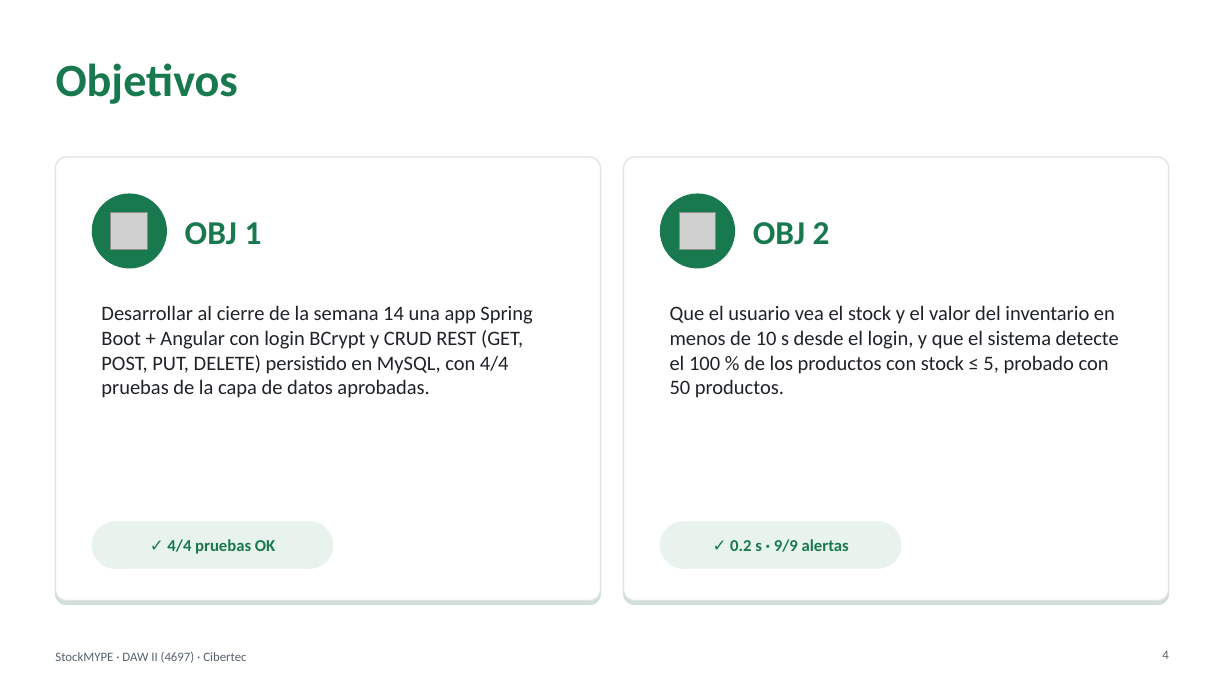
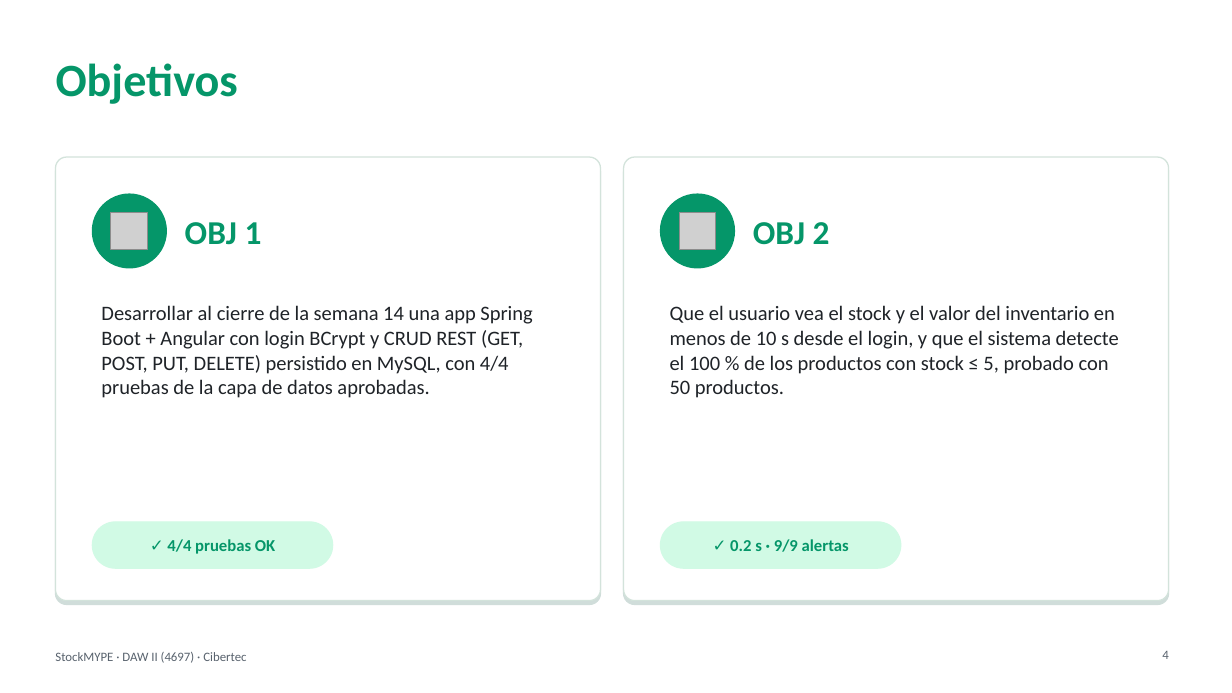
Before and after one commit to nandoxts/DAWII-4697-StockMYPE, a slide deck: slide 4 of docs/Presentacion_StockMYPE_Final.ppt. Drawn at 1232x693 pixels with LibreOffice and Linux fonts; fonts in the diff are those of the drawing; grey boxes stand for pictures; background and template pictures are left out. Boxes give left, top, right and bottom in pixels: in the first picture for what was removed or moved away, otherwise in the second. Text is boxed around its words. In the diff, an @@ line names an element or a change of style, - is before the commit and + after.

```diff
--- a/docs/Presentacion_StockMYPE_Final.ppt
+++ b/docs/Presentacion_StockMYPE_Final.ppt
@@ rounded rectangle at bbox=[55, 157, 600, 600]: outline #DFE3E8 0.99 pt to #D3E3DB 0.99 pt; shadow changed @@
@@ rounded rectangle at bbox=[623, 157, 1168, 600]: outline #DFE3E8 0.99 pt to #D3E3DB 0.99 pt; shadow changed @@
@@ ellipse at bbox=[92, 194, 166, 268]: fill #18794E to #059669; outline #18794E 0.99 pt to #059669 0.99 pt @@
@@ ellipse at bbox=[660, 194, 734, 268]: fill #18794E to #059669; outline #18794E 0.99 pt to #059669 0.99 pt @@
@@ rounded rectangle at bbox=[92, 522, 332, 568]: fill #E8F3EE to #D1FAE5; outline #E8F3EE 0.99 pt to #D1FAE5 0.99 pt @@
@@ text colour #18794E to #059669 in 5 elements at bbox=[56, 63, 238, 104], bbox=[185, 222, 262, 245], bbox=[167, 539, 275, 554], bbox=[753, 222, 830, 245], bbox=[730, 539, 849, 552] @@
@@ rounded rectangle at bbox=[660, 522, 900, 568]: fill #E8F3EE to #D1FAE5; outline #E8F3EE 0.99 pt to #D1FAE5 0.99 pt @@
```
Also in this commit, not shown: 9 other slides changed, 1 slide added, 2 other files.
